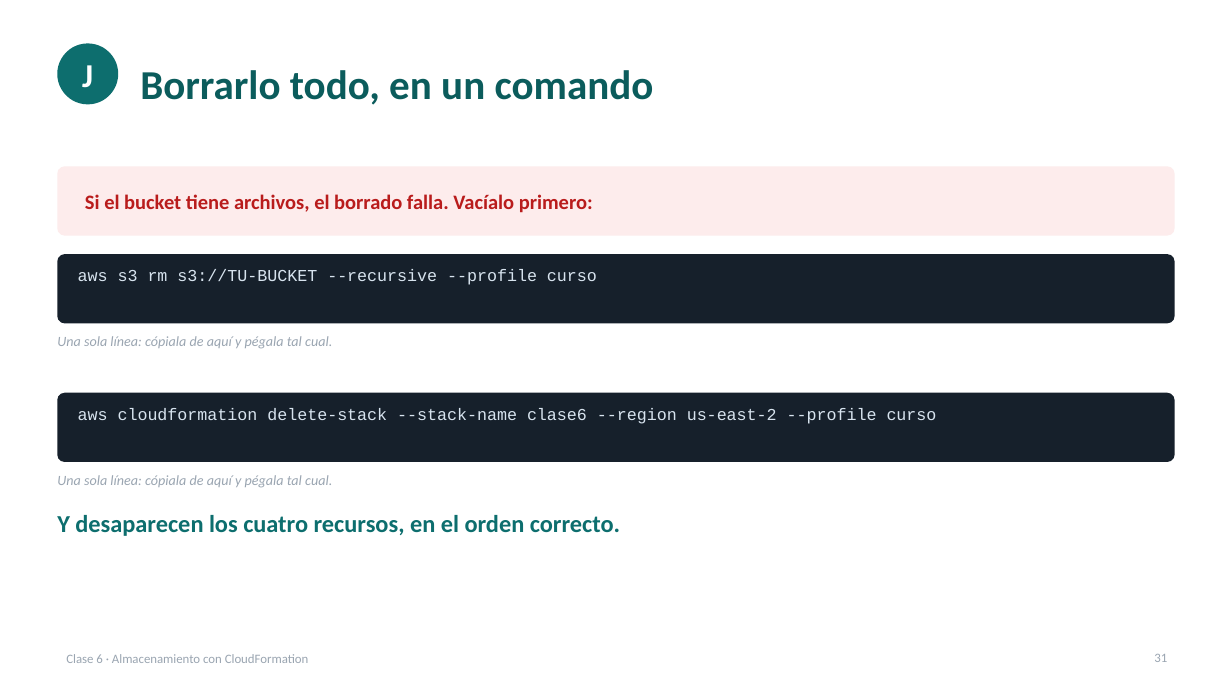
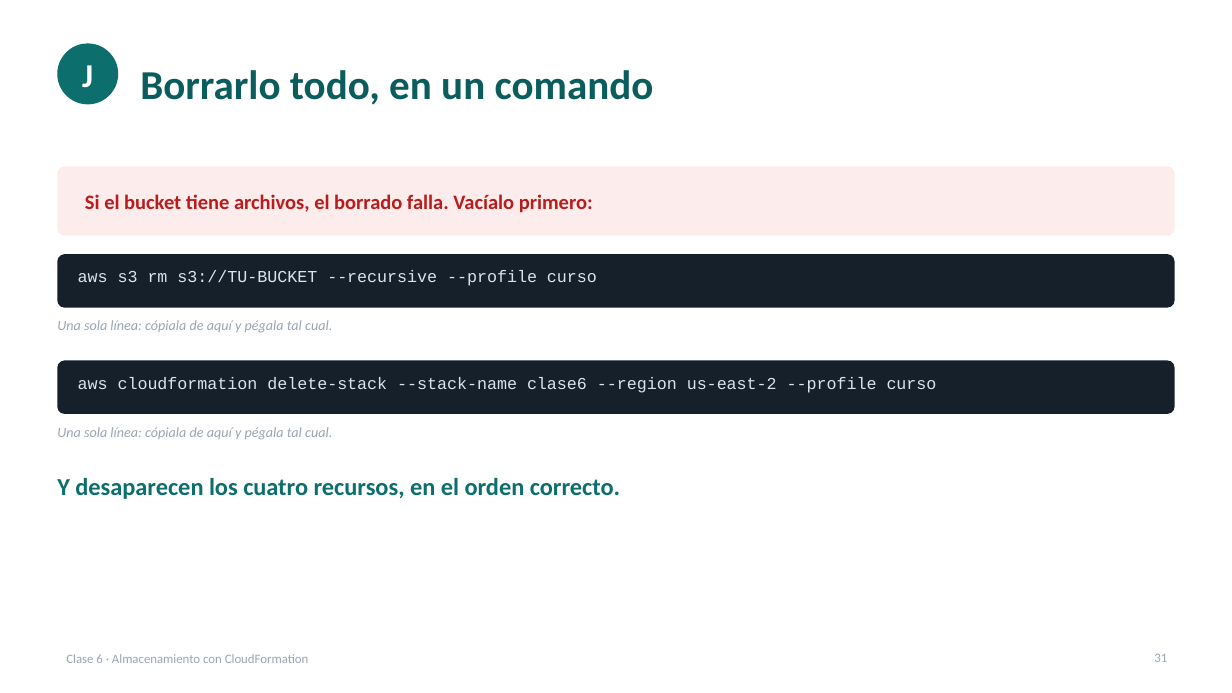
Before and after one commit to cesaraul/IOT_DEVELOPER_AWS, a slide deck: slide 31 of docs/clases/clase-06-almacenamiento-y-cloudformation.pptx. Drawn at 1232x693 pixels with LibreOffice and Linux fonts; fonts in the diff are those of the drawing. Boxes give left, top, right and bottom in pixels: in the first picture for what was removed or moved away, otherwise in the second. Text is boxed around its words. In the diff, an @@ line names an element or a change of style, - is before the commit and + after.

Commit message:
Ajustar las cajas de comando de la clase 6
Tenian altura fija y la mayoria salia medio vacia: en once diapositivas
quedaba un hueco oscuro bajo el texto. Ahora la altura se calcula a
partir del propio comando -medido sobre el render, a 13pt en Consolas
entran unos 105 caracteres por linea- y las cajas de salida se ajustan
contando sus saltos de linea.

Reflujo del contenido que iba debajo en esas diapositivas. Revisadas las
33 otra vez: validacion correcta y sin solapes ni desbordes.

```diff
--- a/docs/clases/clase-06-almacenamiento-y-cloudformation.pptx
+++ b/docs/clases/clase-06-almacenamiento-y-cloudformation.pptx
@@ rounded rectangle: place and size @@
-rounded rectangle at box(57, 254, 1175, 323)
+rounded rectangle at box(57, 254, 1175, 308)
@@ rounded rectangle at box(57, 254, 1175, 308): proportions changed @@
@@ text "Una sola línea: cópiala de ...": place and size @@
-text "Una sola línea: cópiala de ..." at box(57, 336, 332, 348)
+text "Una sola línea: cópiala de ..." at box(57, 320, 332, 332)
@@ rounded rectangle at box(57, 360, 1175, 414): proportions changed @@
@@ rounded rectangle: place and size @@
-rounded rectangle at box(57, 393, 1175, 462)
+rounded rectangle at box(57, 360, 1175, 414)
@@ text "aws cloudformation delete-stack --stack-name clase6 ...": place and size @@
-text "aws cloudformation delete-stack --stack-name clase6 ..." at box(78, 408, 937, 424)
+text "aws cloudformation delete-stack --stack-name clase6 ..." at box(78, 377, 937, 393)
@@ text "Una sola línea: cópiala de ...": place and size @@
-text "Una sola línea: cópiala de ..." at box(57, 475, 332, 487)
+text "Una sola línea: cópiala de ..." at box(57, 427, 332, 439)
@@ text "Y desaparecen los cuatro recursos, ...": place and size @@
-text "Y desaparecen los cuatro recursos, ..." at box(57, 515, 620, 536)
+text "Y desaparecen los cuatro recursos, ..." at box(57, 478, 620, 499)
```
Also in this commit, not shown: 10 other slides changed, 1 other file.
